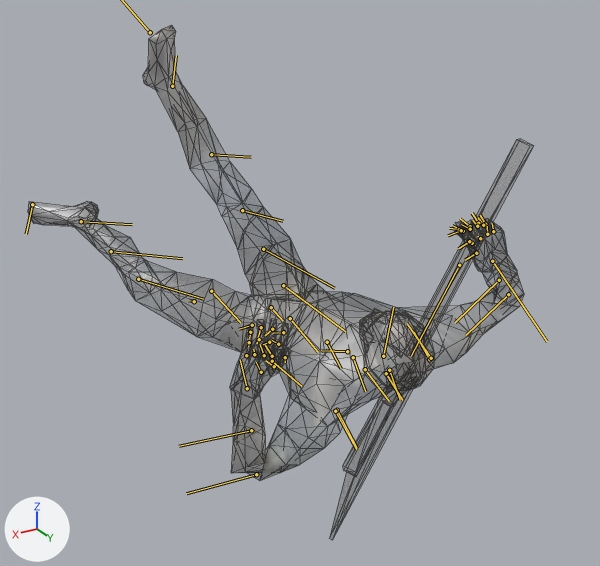
A saved change to the FBX model GameData/models/enemies/enemy1.fbx.
Before and after are seen from a camera (50 mm lens) standing at (1.19, 3.677, 1.462) and looking at (-0.125, 1.485, 0.365). The axes (+X, +Y, +Z) are drawn at lower left. The lights are the same throughout. Both versions are drawn at frame 29 of the action 'root|death'; the numbers are the values there. The bones that bend it are drawn over the model as lines. Mesh edges are drawn as thin lines.

In view in the first picture: 'maleBase_LOD0'.
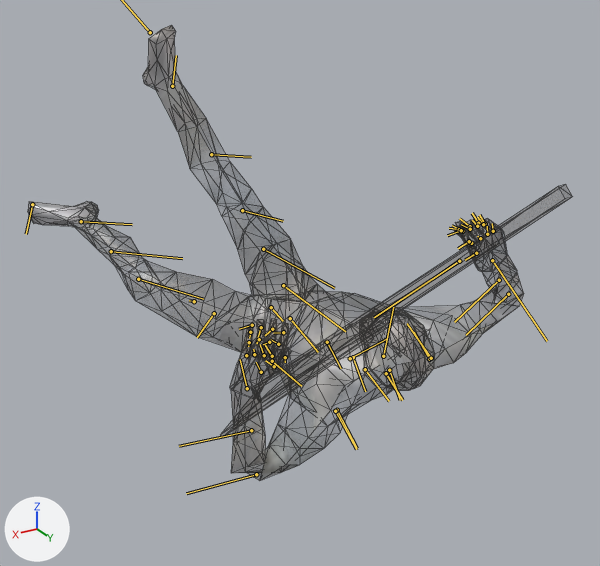
Changed parts and their boxes [x1, y1, x2, y2] in the pictures (600 x 566 px):
'maleBase_LOD0', posed: [28, 25, 520, 479] in both
bone 'weapon', root to tip: before (459, 265) to (411, 356); after (459, 261) to (374, 317)

The change in detail:
Bone 'weapon' (bone_weapon) moves from (-57.2, 108.9, 10.0) to (-59.9, 107.6, 10.7).
Bone 'weapon' (bone_weapon) turns from (69, -41, -78) to (88, -10, -89) degrees about its own x, y and z.
